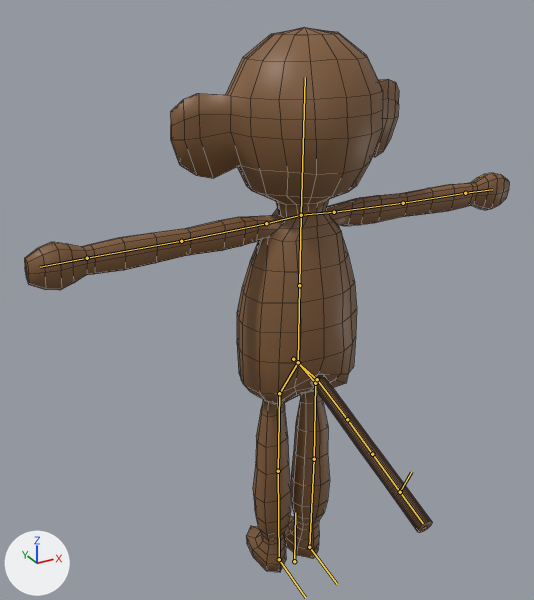
A saved change to the Blender file Race/SourceAssets/monkey.blend.
Camera for both pictures: a 50 mm lens placed at (-4.89, -8.21, 8.74), pointed at (-0.64, -0.48, 4.87). Arrows for +X, +Y and +Z are at lower left; the lights stay in place. The bones that bend it are drawn over the model as lines. Mesh edges are drawn as thin lines.
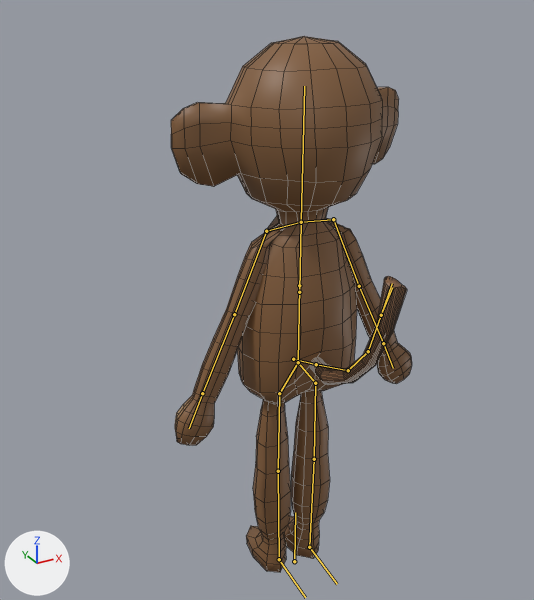
The newer file adds an action. The first version stands in its rest pose; the second is drawn at frame 5 of the action 'Idle'.

The change in detail:
Bone 'spine1' (bone_spine1) moves from (0.0, 0.0, 0.0) to (0.0, -0.1, 0.0).
Bone 'arm1.L' (bone_arm1_l) turns from (0, 0, 0) to (-64, 0, 0) degrees about its own x, y and z.
Bone 'arm1.R' (bone_arm1_r) turns from (0, 0, 0) to (-64, 0, 0) degrees about its own x, y and z.
Bone 'tail_IK' (bone_tail_ik) moves from (0.0, 0.0, 0.0) to (-1.35, 1.73, 0.0).

What differs and where, as boxes (x1, y1, x2, y2) in the pictures (534 x 600 px):
'Cylinder', posed (50% narrower): before (24, 27, 509, 572); after (171, 36, 412, 572)
bone 'spine1', root to tip: before (299, 285) to (301, 215); after (299, 292) to (301, 222)
bone 'arm1.L', root to tip: before (334, 212) to (403, 203); after (333, 219) to (359, 286)
bone 'arm1.R', root to tip: before (266, 223) to (181, 241); after (266, 231) to (234, 314)
bone 'tail_IK', root to tip: before (400, 492) to (411, 472); after (381, 315) to (392, 287)
